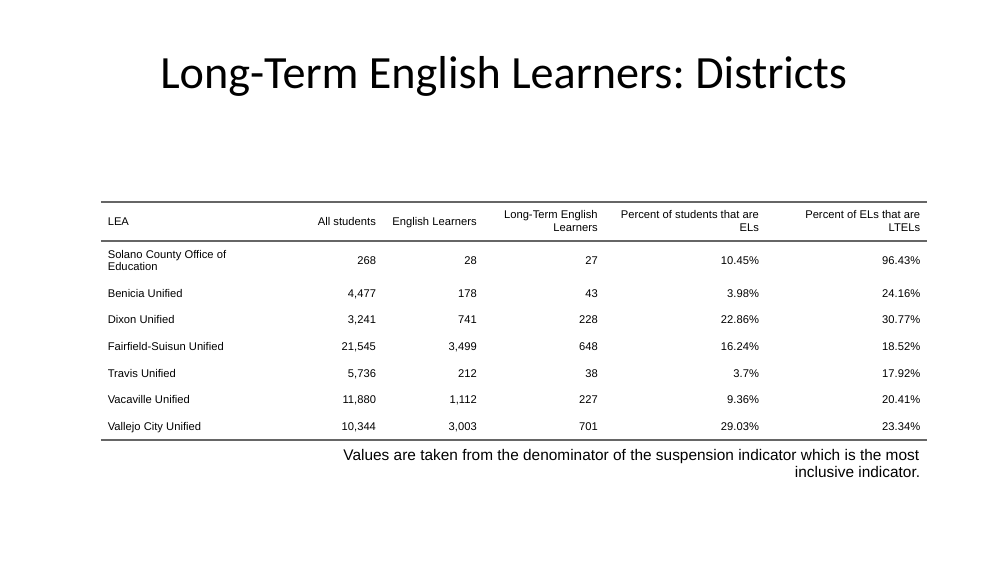
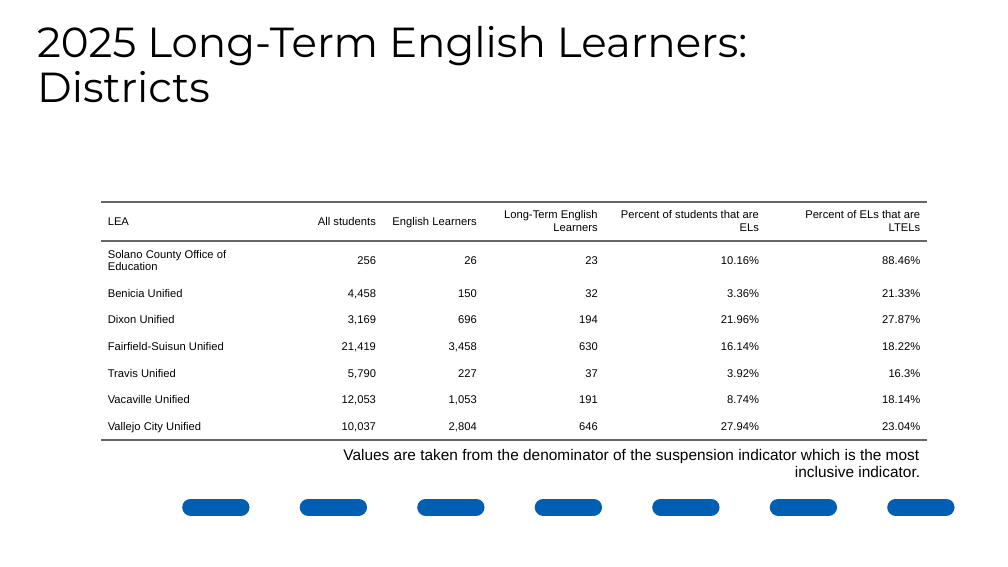
Before and after one commit to jknapp06/CADashboard, a slide deck: slide 14 of output/dashboard_summary.pptx. Drawn at 1008x567 pixels with LibreOffice and Linux fonts; fonts in the diff are those of the drawing; background and template pictures are left out. Boxes give left, top, right and bottom in pixels: in the first picture for what was removed or moved away, otherwise in the second. Text is boxed around its words. In the diff, an @@ line names an element or a change of style, - is before the commit and + after.

```diff
--- a/output/dashboard_summary.pptx
+++ b/output/dashboard_summary.pptx
@@ title "2025 Long-Term English Learners: Districts" at (x1=37, y1=26, x2=747, y2=103): vertical alignment middle to bottom @@
@@ title at (x1=37, y1=26, x2=747, y2=103): text changed; size 33 to 30 pt; font Calibri to Montserrat @@
-Long-Term English Learners: Districts
+2025 Long-Term English Learners: Districts
@@ table at (x1=101, y1=202, x2=927, y2=567) @@
-row 2: Solano County Office of Education | 268 | 28 | 27 | 10.45% | 96.43%
+row 2: Solano County Office of Education | 256 | 26 | 23 | 10.16% | 88.46%
-row 3: Benicia Unified | 4,477 | 178 | 43 | 3.98% | 24.16%
+row 3: Benicia Unified | 4,458 | 150 | 32 | 3.36% | 21.33%
-row 4: Dixon Unified | 3,241 | 741 | 228 | 22.86% | 30.77%
+row 4: Dixon Unified | 3,169 | 696 | 194 | 21.96% | 27.87%
-row 5: Fairfield-Suisun Unified | 21,545 | 3,499 | 648 | 16.24% | 18.52%
+row 5: Fairfield-Suisun Unified | 21,419 | 3,458 | 630 | 16.14% | 18.22%
-row 6: Travis Unified | 5,736 | 212 | 38 | 3.7% | 17.92%
+row 6: Travis Unified | 5,790 | 227 | 37 | 3.92% | 16.3%
-row 7: Vacaville Unified | 11,880 | 1,112 | 227 | 9.36% | 20.41%
+row 7: Vacaville Unified | 12,053 | 1,053 | 191 | 8.74% | 18.14%
-row 8: Vallejo City Unified | 10,344 | 3,003 | 701 | 29.03% | 23.34%
+row 8: Vallejo City Unified | 10,037 | 2,804 | 646 | 27.94% | 23.04%
@@ line added from (191, 507) to (1008, 507), #005FB2 12 pt dashed @@
```
Also in this commit, not shown: 20 other slides changed, 3 slides added, 3 slides removed, 26 other files.
